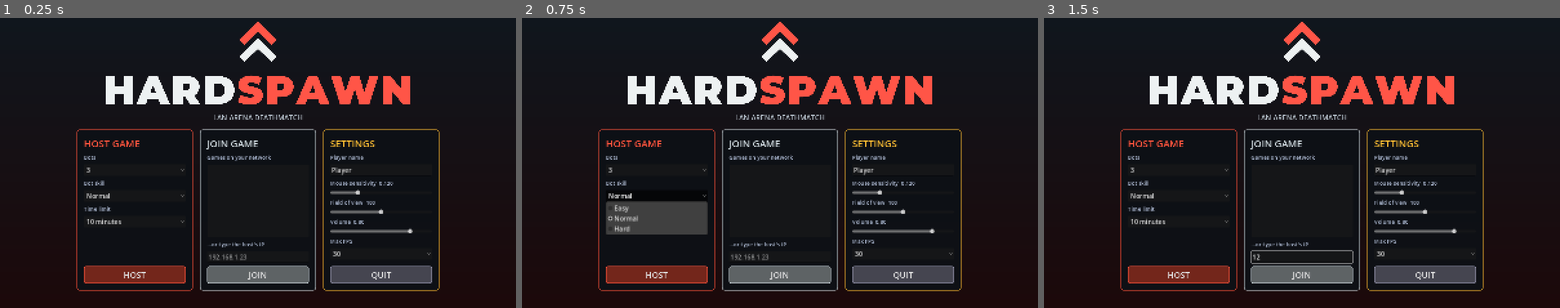
Above: before the commit, frames 1-3 (left to right).
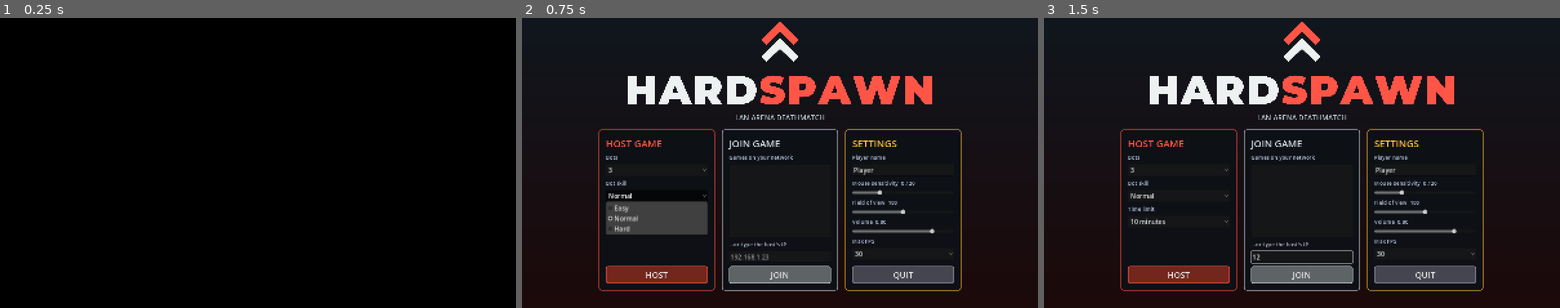
Above: after the commit, the same moments.

Repository: Larssown/HARDSPAWN
Game: Godot game, scene res://scenes/intro.tscn
Same seed, same stepped clock (60 frames per second), same inputs: the game is played once before the commit and once after it. Before the commit the project starts from res://scenes/menu.tscn. Video files are missing from this copy of the repository; at most half a second of black plays in their place.
Inputs (mouse positions are in pixels of both pictures, inside the frame that each line leads up to):
- Up to frame 1 (0.25 s): no input
- Up to frame 2 (0.75 s): click (656, 194) at 0.5 s, where only the run before the commit has a clickable "Normal"
- Up to frame 3 (1.5 s): click (1302, 255) at 1.27 s; type "12" at 1.35 s

The runs differ from the first frame. In frame 1, 48% of the frame differs, in the area x 0-100%, y 0-100%; in frame 2, nothing differs; in frame 3, nothing differs.

Commit message:
[ChatGPT] Spela introfilm före huvudmenyn

Diff:
--- a/project.godot
+++ b/project.godot
@@ -12,7 +12,7 @@
 
 config/name="HARDSPAWN"
 config/description="LAN arena deathmatch"
-run/main_scene="res://scenes/menu.tscn"
+run/main_scene="res://scenes/intro.tscn"
 config/features=PackedStringArray("4.7", "Forward Plus")
 config/icon="res://assets/branding/hardspawn_emblem.png"
 
--- /dev/null
+++ b/scenes/intro.tscn
@@ -0,0 +1,34 @@
+[gd_scene load_steps=2 format=3]
+
+[ext_resource type="Script" path="res://scripts/intro.gd" id="1"]
+
+[node name="Intro" type="Control"]
+layout_mode = 3
+anchors_preset = 15
+anchor_right = 1.0
+anchor_bottom = 1.0
+grow_horizontal = 2
+grow_vertical = 2
+script = ExtResource("1")
+
+[node name="Background" type="ColorRect" parent="."]
+layout_mode = 1
+anchors_preset = 15
+anchor_right = 1.0
+anchor_bottom = 1.0
+grow_horizontal = 2
+grow_vertical = 2
+color = Color(0, 0, 0, 1)
+
+[node name="Aspect" type="AspectRatioContainer" parent="."]
+layout_mode = 1
+anchors_preset = 15
+anchor_right = 1.0
+anchor_bottom = 1.0
+grow_horizontal = 2
+grow_vertical = 2
+ratio = 1.777778
+
+[node name="Video" type="VideoStreamPlayer" parent="Aspect"]
+layout_mode = 2
+expand = true
--- /dev/null
+++ b/scripts/intro.gd
@@ -0,0 +1,35 @@
+extends Control
+## Plays the opening movie once, then opens the regular menu.
+
+const INTRO_PATH := "res://movie/intro.ogv"
+const MENU_PATH := "res://scenes/menu.tscn"
+
+@onready var video: VideoStreamPlayer = $Aspect/Video
+
+var _opening_menu := false
+
+
+func _ready() -> void:
+	Input.mouse_mode = Input.MOUSE_MODE_VISIBLE
+	video.finished.connect(_show_menu)
+	video.stream = load(INTRO_PATH) as VideoStream
+	if video.stream == null:
+		_show_menu.call_deferred()
+		return
+	video.play()
+	# If the decoder cannot finish a damaged movie, the menu remains reachable.
+	get_tree().create_timer(20.0).timeout.connect(_show_menu)
+
+
+func _unhandled_input(event: InputEvent) -> void:
+	if event.is_action_pressed("ui_accept") or event.is_action_pressed("ui_cancel"):
+		get_viewport().set_input_as_handled()
+		_show_menu()
+
+
+func _show_menu() -> void:
+	if _opening_menu:
+		return
+	_opening_menu = true
+	video.stop()
+	get_tree().change_scene_to_file(MENU_PATH)
Not shown, changed: PROJEKT.md
Not shown, added: movie/intro.mp4
Not shown, added: movie/intro.ogv
